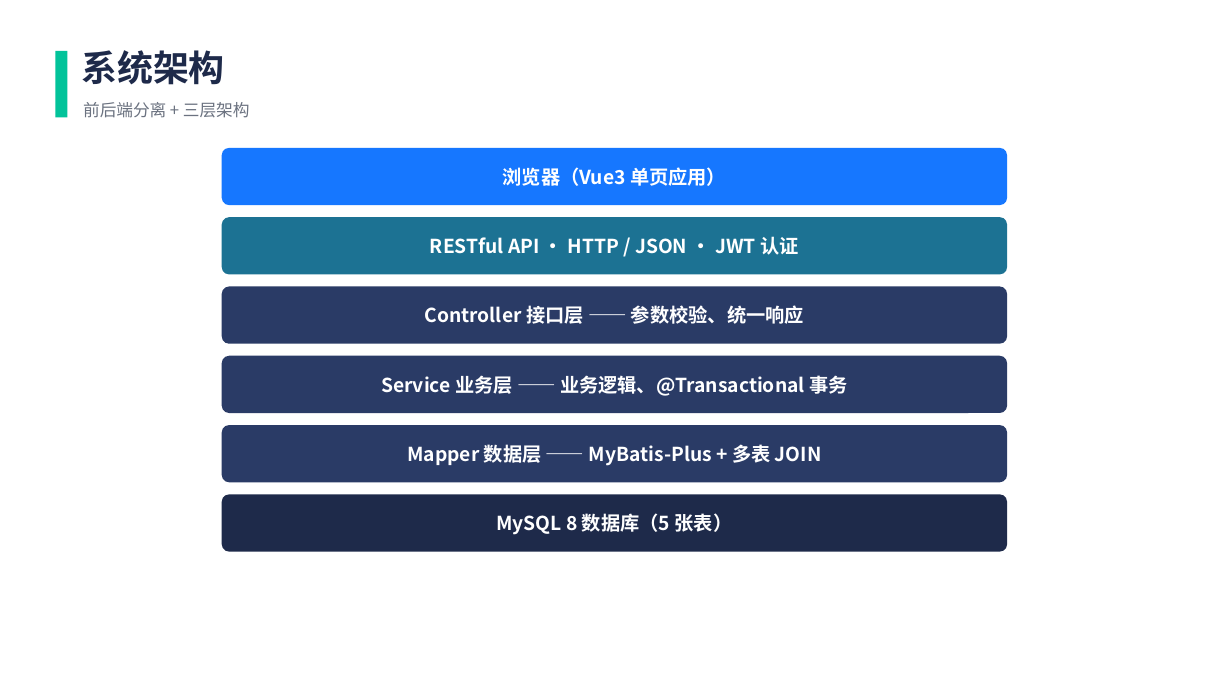
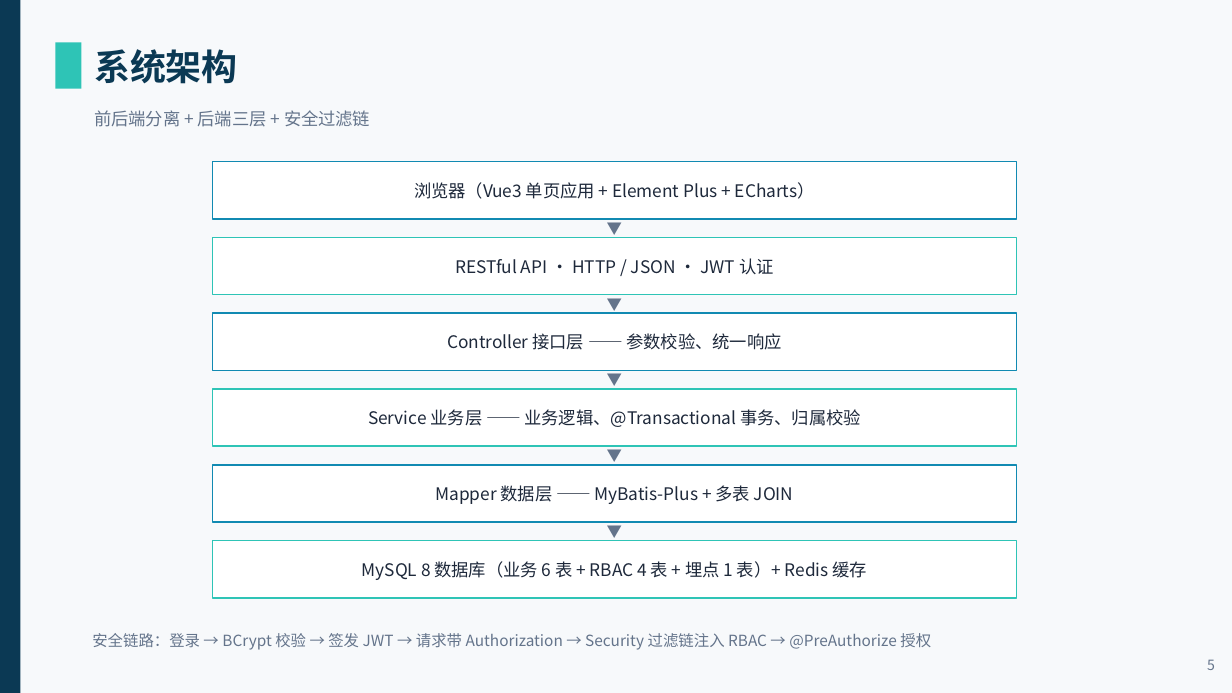
Before and after one commit to CloudGiaohaooo/smart-classroom, a slide deck: slide 5 of 答辩材料/答辩PPT.pptx. Drawn at 1232x693 pixels with LibreOffice and Linux fonts; fonts in the diff are those of the drawing. Boxes give left, top, right and bottom in pixels: in the first picture for what was removed or moved away, otherwise in the second. Text is boxed around its words. In the diff, an @@ line names an element or a change of style, - is before the commit and + after.

Commit message:
feat: traceId链路追踪 + 研究味文档(决策/评估/局限/问题) + 重做答辩PPT
按导师+HR双视角评审补齐：可观测性、主张—证据、诚实边界、设计决策。

- 后端：TraceIdFilter + logback 模板 + 2 个单测；SecurityConfig 暴露 X-Trace-Id
- 新增 docs/DESIGN_DECISIONS / EVALUATION / LIMITATIONS / PROBLEM
- README 顶部重写：30 秒电梯陈述 + 量化结果 + 闭环故事线 + 文档索引
- 重做两份答辩 PPT（吸收量化结果 / 技术决策 / 评估局限 / 三个工程尝试）
- 答辩话术 4 份同步更新（含 traceId 与设计决策问答）

mvn test 61 全绿（含 2 个 traceId 单测，Testcontainers 无 Docker 自动跳过 2）

```diff
--- a/答辩材料/答辩PPT.pptx
+++ b/答辩材料/答辩PPT.pptx
@@ background #FFFFFF to #F7F9FB @@
@@ rectangle added at [0, 0, 20, 693], fill #0B3954 @@
@@ rectangle: place and size @@
-rectangle at [55, 51, 67, 117]
+rectangle at [55, 43, 81, 89]
@@ rectangle at [55, 43, 81, 89]: fill #02C39A to #2EC4B6 @@
@@ text "系统架构": place and size @@
-text "系统架构" at [81, 50, 225, 85]
+text "系统架构" at [94, 49, 238, 84]
@@ text "系统架构" at [94, 49, 238, 84]: text colour #1E2A4A to #0B3954 @@
@@ text at [94, 110, 370, 127]: text changed; size 13 to 13.5 pt; text colour #6B7280 to #64748B @@
-前后端分离 + 三层架构
+前后端分离 + 后端三层 + 安全过滤链
@@ rounded rectangle removed at [222, 148, 1007, 205] @@
@@ rectangle: place and size @@
-rectangle at [222, 217, 1007, 274]
+rectangle at [213, 162, 1017, 219]
@@ rectangle at [213, 162, 1017, 219]: rounded rectangle to rectangle; fill #1C7293 to #FFFFFF; outline none to #118AB2 1.2 pt @@
@@ text at [414, 182, 815, 199]: text changed; size 15 to 13.5 pt; text colour #FFFFFF to #1E293B; bold off @@
-浏览器（Vue3 单页应用）
+浏览器（Vue3 单页应用 + Element Plus + ECharts）
@@ text "RESTful API · HTTP / ...": place and size @@
-text "RESTful API · HTTP / ..." at [430, 236, 798, 255]
+text "RESTful API · HTTP / ..." at [455, 258, 774, 274]
@@ rectangle added at [213, 238, 1017, 295], fill #FFFFFF, outline #2EC4B6 1.2 pt @@
@@ text added at [582, 219, 647, 238], 12 pt, text #64748B @@
+▼
@@ rounded rectangle removed at [222, 287, 1007, 344] @@
@@ text added at [582, 295, 647, 313], 12 pt, text #64748B @@
+▼
@@ text "Controller 接口层 —— 参数校验、统一响应": place and size @@
-text "Controller 接口层 —— 参数校验、统一响应" at [425, 305, 804, 324]
+text "Controller 接口层 —— 参数校验、统一响应" at [447, 333, 781, 350]
@@ rectangle: place and size @@
-rectangle at [222, 425, 1007, 482]
+rectangle at [213, 313, 1017, 371]
@@ rectangle at [213, 313, 1017, 371]: rounded rectangle to rectangle; fill #2A3B66 to #FFFFFF; outline none to #118AB2 1.2 pt @@
@@ rounded rectangle removed at [222, 356, 1007, 413] @@
@@ rectangle added at [213, 389, 1017, 446], fill #FFFFFF, outline #2EC4B6 1.2 pt @@
@@ text added at [582, 371, 647, 389], 12 pt, text #64748B @@
+▼
@@ text at [368, 409, 861, 427]: text changed; size 15 to 13.5 pt; text colour #FFFFFF to #1E293B; bold off @@
-Service 业务层 —— 业务逻辑、@Transactional 事务
+Service 业务层 —— 业务逻辑、@Transactional 事务、归属校验
@@ text added at [582, 446, 647, 465], 12 pt, text #64748B @@
+▼
@@ size 15 to 13.5 pt, text colour #FFFFFF to #1E293B, bold off in 3 elements at [455, 258, 774, 274], [447, 333, 781, 350], [435, 485, 794, 504] @@
@@ text "Mapper 数据层 —— MyBatis-Plus + ...": place and size @@
-text "Mapper 数据层 —— MyBatis-Plus + ..." at [407, 444, 821, 466]
+text "Mapper 数据层 —— MyBatis-Plus + ..." at [435, 485, 794, 504]
@@ rectangle added at [213, 465, 1017, 522], fill #FFFFFF, outline #118AB2 1.2 pt @@
@@ rounded rectangle removed at [222, 494, 1007, 552] @@
@@ text added at [582, 522, 647, 541], 12 pt, text #64748B @@
+▼
@@ rectangle added at [213, 541, 1017, 598], fill #FFFFFF, outline #2EC4B6 1.2 pt @@
@@ text at [362, 561, 868, 580]: text changed; size 15 to 13.5 pt; text colour #FFFFFF to #1E293B; bold off @@
-MySQL 8 数据库（5 张表）
+MySQL 8 数据库（业务 6 表 + RBAC 4 表 + 埋点 1 表）+ Redis 缓存
@@ text added at [92, 633, 931, 650], 12 pt, text #64748B @@
+安全链路：登录 → BCrypt 校验 → 签发 JWT → 请求带 Authorization → Security 过滤链注入 RBAC → @PreAuthorize 授权
@@ text added at [1207, 659, 1215, 670], 11 pt, text #64748B @@
+5
```
Also in this commit, not shown: 7 other slides changed, 10 slides added, 6 slides removed, 17 other files.
